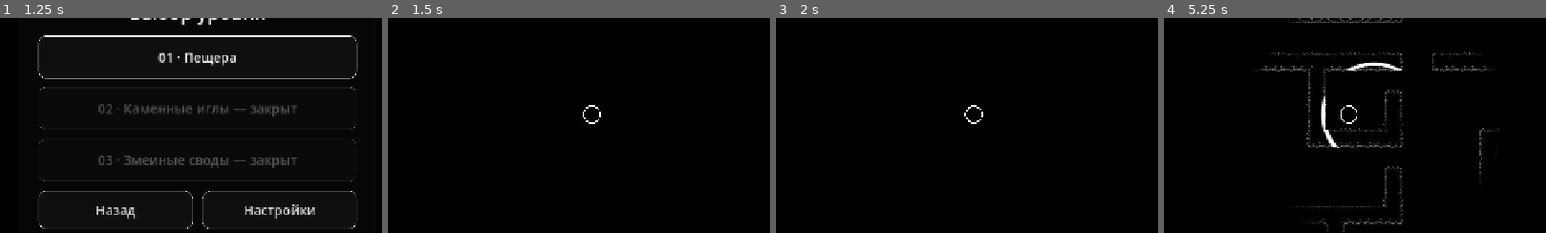
Above: before the commit, frames 1-4 (left to right).
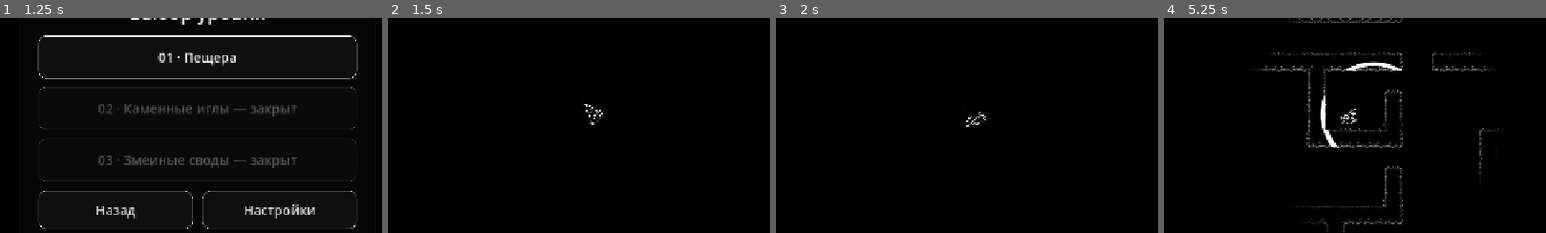
Above: after the commit, the same moments.

Repository: zhivushko/I-m_a_Bat
Game: Godot game, scene res://scenes/ui/MainMenu.tscn
Same seed, same stepped clock (60 frames per second), same inputs: the game is played once before the commit and once after it.
Inputs (mouse positions are % of the whole screen's width and height, from its top left):
- Up to frame 1 (1.25 s): click "Играть" at 0.5 s
- Up to frame 2 (1.5 s): click "01 · Пещера" at 1.25 s
- Up to frame 3 (2 s): no input
- Up to frame 4 (5.25 s): tap Enter (ui_accept) at 2, 2.27, 2.3, 2.57, 3.8 s; move the mouse to (72, 45) at 2.02 s; hold Right (ui_right) 2.03-2.75 s; hold Space 2.03-2.75 s; click (72, 45) at 2.17 s; drag from (30, 55) to (45, 70) at 2.77 s; move the mouse to (60, 28) at 3.52 s; hold Right (ui_right) 3.53-4.25 s; hold Space 3.53-4.25 s; drag from (45, 70) to (50, 50) at 4.27 s; move the mouse to (80, 65) at 5.02 s; hold Left (ui_left) from 5.03 s (still down); hold Enter (ui_accept) from 5.03 s (still down)
The pictures show only the part of the screen within x 24-74%, y 28-78%; the shares and areas given below are measured in that part.

Frame 1 is identical in both runs. In frame 2, 0.2% of the frame differs, in the area x 51-57%, y 40-50%; in frame 3, 0.2%; in frame 4, 0.4%, in the area x 37-63%, y 16-61%.

Commit message:
(add) Анимация мыши, спрайт паука

Diff:
--- a/project.godot
+++ b/project.godot
@@ -25,12 +25,11 @@
 window/size/viewport_width=1280
 window/size/viewport_height=720
 window/size/mode=3
-window/handheld/orientation=0
 window/stretch/mode="canvas_items"
 window/stretch/aspect="expand"
 
 [rendering]
 
+rendering_device/driver.windows="d3d12"
 renderer/rendering_method.mobile="gl_compatibility"
-rendering_device/driver.windows="d3d12"
 environment/defaults/default_clear_color=Color(0, 0, 0, 1)
--- a/scenes/player/Player.tscn
+++ b/scenes/player/Player.tscn
@@ -56,6 +56,7 @@
 shape = SubResource("CircleShape2D_player")
 
 [node name="Line2D" type="Line2D" parent="." unique_id=1876232008]
+visible = false
 
 [node name="PointLight2D" type="PointLight2D" parent="." unique_id=1456641612]
 energy = 0.5
@@ -65,8 +66,7 @@
 position_smoothing_speed = 6.0
 
 [node name="AnimatedSprite2D" type="AnimatedSprite2D" parent="." unique_id=783486957]
-visible = false
-scale = Vector2(0.5, 0.5)
+scale = Vector2(0.2, 0.2)
 sprite_frames = SubResource("SpriteFrames_6lnei")
 animation = &"move"
 frame = 2
--- a/scenes/player/player.gd
+++ b/scenes/player/player.gd
@@ -98,10 +98,13 @@
 
 	update_wing_flap_audio(velocity.length() > 10.0)
 
+	update_tilt(input_dir)
+
 	if velocity.length() > 10.0:
 		step_timer += delta
 		if step_timer >= step_interval:
 			step_timer = 0.0
+			spawn_sound_wave(1.5, 0.5, 32, 0.8)
 	else:
 		step_timer = step_interval
 
@@ -139,19 +142,10 @@
 		if animated_sprite:
 			animated_sprite.flip_h = (input_dir.x < 0)
 
-		if frames.has_animation("walk"):
-			animated_sprite.play("walk")
-		elif frames.has_animation("move"):
-			animated_sprite.play("move")
-		elif frames.has_animation("new_animation"):
-			animated_sprite.play("new_animation")
-		elif frames.has_animation("default"):
-			animated_sprite.play("default")
-	else:
-		if frames.has_animation("idle"):
-			animated_sprite.play("idle")
-		elif frames.has_animation("default"):
-			animated_sprite.play("default")
+
+	if frames.has_animation("move"):
+		animated_sprite.play("move")
+
 
 func _unhandled_input(event: InputEvent) -> void:
 	if event.is_action_pressed("ui_accept") and not event.is_echo():
@@ -168,11 +162,7 @@
 	spawn_sound_wave(2, 1, 64, 1)
 	shake_camera()
 
-	if animated_sprite and animated_sprite.sprite_frames:
-		if animated_sprite.sprite_frames.has_animation("stomp"):
-			animated_sprite.play("stomp")
-		elif animated_sprite.sprite_frames.has_animation("attack"):
-			animated_sprite.play("attack")
+
 
 func shake_camera() -> void:
 	if camera:
@@ -233,3 +223,36 @@
 			wing_flap_audio.stop()
 			wing_flap_audio.set_meta("fading_out", false)
 		)
+func update_tilt(input_dir: Vector2) -> void:
+	if animated_sprite == null:
+		return
+
+	var target_rotation: float = 0.0
+
+	if input_dir != Vector2.ZERO:
+		# Получаем угол вектора движения (в радианах)
+		var angle_rad = input_dir.angle()
+
+		# Если персонаж движется ВПРАВО (или вправо-вверх/вниз)
+		if input_dir.x > 0:
+			# В Godot ось Y смотрит вниз, поэтому чтобы наклонить нос ВВЕРХ,
+			# нужно вычесть угол из 0 (или прибавить отрицательный).
+			# Вправо-вверх (y < 0) даст нам отрицательный угол (поворот против часовой).
+			target_rotation = angle_rad
+
+		# Если персонаж движется ВЛЕВО (спрайт отражен)
+		elif input_dir.x < 0:
+			# Из-за flip_h текстура смотрит влево.
+			# Чтобы наклонить нос ВВЕРХ (против часовой стрелки визуально),
+			# нужно инвертировать угол по оси Y.
+			target_rotation = -angle_rad
+
+		# Если летит строго вверх или вниз (x == 0)
+		else:
+			target_rotation = 0.0
+
+		# Ограничиваем максимальный наклон, чтобы не было кувырков через голову.
+		# Например, чтобы нос не задирался выше 45 градусов (PI/4) от горизонтали.
+		target_rotation = clamp(target_rotation, -PI / 4.0, PI / 4.0)
+
+	animated_sprite.rotation = target_rotation
--- a/scenes/world/LevelExit.tscn
+++ b/scenes/world/LevelExit.tscn
@@ -1,26 +1,17 @@
-[gd_scene load_steps=3 format=3 uid="uid://c_level_exit_01"]
+[gd_scene format=3 uid="uid://cy7bs3f44iyg6"]
 
-[ext_resource type="Script" path="res://scenes/world/level_exit.gd" id="1_exit"]
+[ext_resource type="Script" uid="uid://dg1mupf3diwc6" path="res://scenes/world/level_exit.gd" id="1_exit"]
+[ext_resource type="Texture2D" uid="uid://beqptf2hscgt" path="res://assets/img/spider.png" id="2_y6ney"]
 
 [sub_resource type="RectangleShape2D" id="RectangleShape2D_exit"]
 size = Vector2(48, 48)
 
-[node name="LevelExit" type="Area2D"]
+[node name="LevelExit" type="Area2D" unique_id=2042543834]
 script = ExtResource("1_exit")
 
-[node name="CollisionShape2D" type="CollisionShape2D" parent="."]
+[node name="CollisionShape2D" type="CollisionShape2D" parent="." unique_id=1791981339]
 shape = SubResource("RectangleShape2D_exit")
 
-[node name="ColorRect" type="ColorRect" parent="."]
-anchors_preset = 8
-anchor_left = 0.5
-anchor_top = 0.5
-anchor_right = 0.5
-anchor_bottom = 0.5
-offset_left = -24.0
-offset_top = -24.0
-offset_right = 24.0
-offset_bottom = 24.0
-grow_horizontal = 2
-grow_vertical = 2
-color = Color(1, 1, 1, 1)
+[node name="Sprite" type="Sprite2D" parent="." unique_id=284418572]
+scale = Vector2(0.1, 0.1)
+texture = ExtResource("2_y6ney")
--- a/scenes/world/level_exit.gd
+++ b/scenes/world/level_exit.gd
@@ -3,7 +3,7 @@
 @export var current_level_index: int = 1
 @export var complete_screen_scene: PackedScene = preload("res://scenes/ui/LevelCompleteScreen.tscn")
 
-@onready var color_rect: ColorRect = $ColorRect
+@onready var sprite: Sprite2D = $Sprite
 
 var is_activated: bool = false
 
@@ -20,8 +20,8 @@
 		var tween = create_tween().set_parallel(true)
 		tween.tween_property(self, "scale", Vector2(1.5, 1.5), 0.3)\
 			.set_trans(Tween.TRANS_BACK).set_ease(Tween.EASE_OUT)
-		if color_rect:
-			tween.tween_property(color_rect, "color", Color(2.0, 2.0, 2.0, 1.0), 0.3)
+		if sprite:
+			tween.tween_property(sprite, "color", Color(2.0, 2.0, 2.0, 1.0), 0.3)
 
 		tween.chain().tween_callback(func():
 			trigger_level_complete()
Binary file added: assets/img/spider.png
Not shown, added: assets/img/spider.png.import
